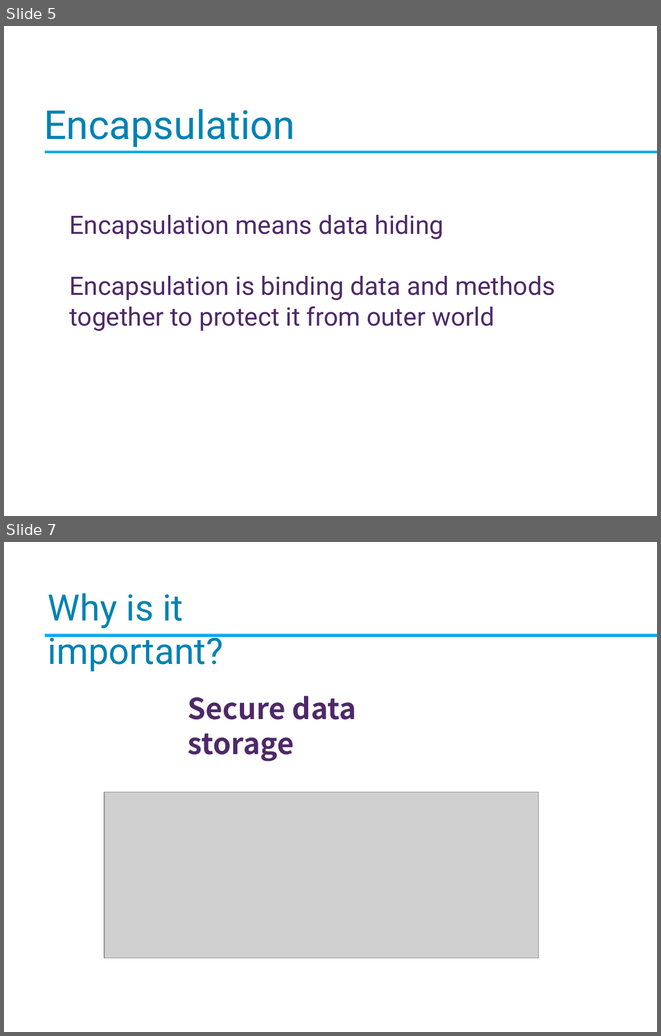
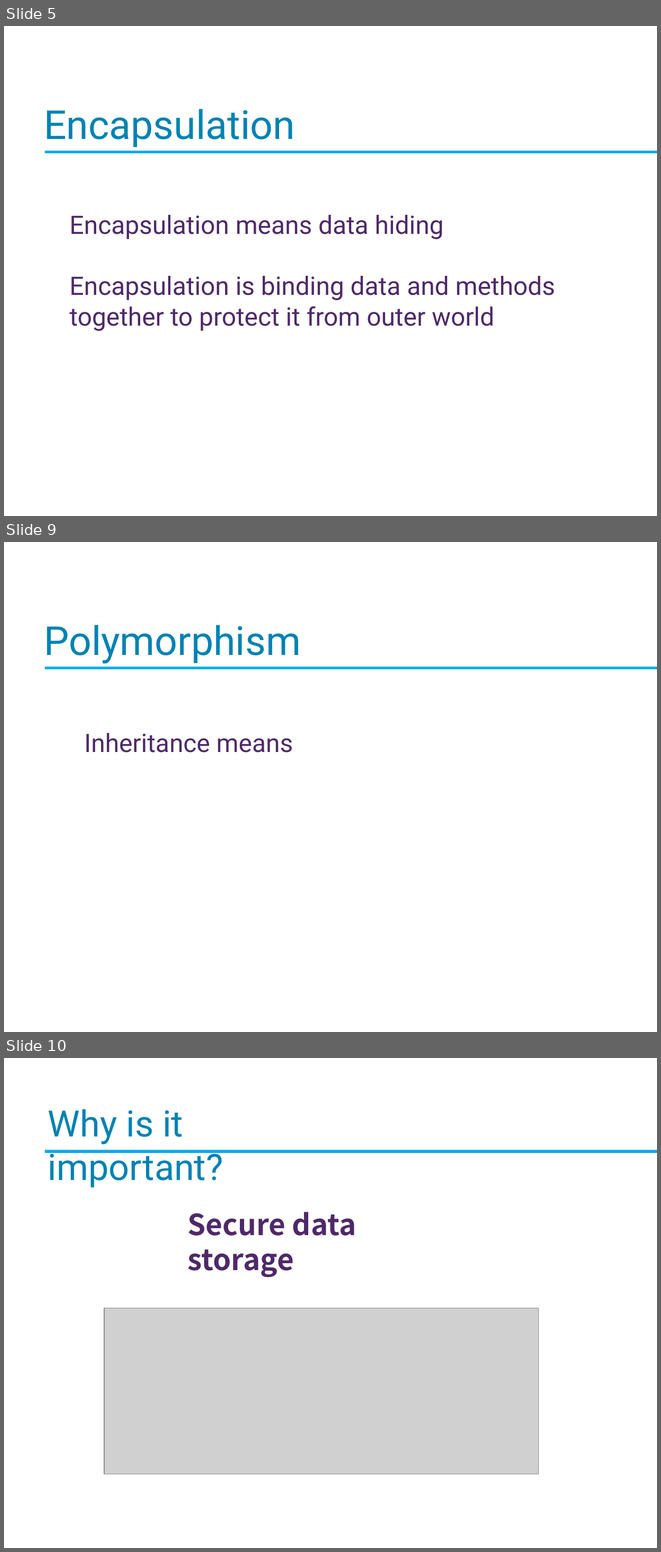
Before and after one commit to Imran4424/C-Plus-Plus-Object-Oriented, a slide deck: OOP.pptx. Shown one above the other, each under a label of ours: slides 5 and 7 before the commit, slides 5, 9 and 10 after it; the slides between them are not shown. The pictures are 661x1036 and 661x1552 pixels, drawn with LibreOffice and Linux fonts; fonts in the diff are those of the drawing; grey boxes stand for pictures; background and template pictures are left out. Boxes give left, top, right and bottom in pixels: in the first picture for what was removed or moved away, otherwise in the second. Text is boxed around its words. In the diff, an @@ line names an element or a change of style, - is before the commit and + after.

```diff
--- a/OOP.pptx
+++ b/OOP.pptx
@@ slide 9 added at [4,542,657,1032], background picture (left out) @@
@@ text added at [44,625,301,663], 44 pt, text #0083B3 @@
+Polymorphism
@@ rectangle added at [45,667,657,669], fill gradient #4BB7F4 to #00AEEF to #009BD4, outline #00AEEF 0.5 pt @@
@@ text added at [84,733,293,752], 28 pt, text #4E2968 @@
+Inheritance means
@@ what was slide 7 is now slide 10 @@
```
Also in this commit, not shown: 3 other slides added, 1 slide removed.
